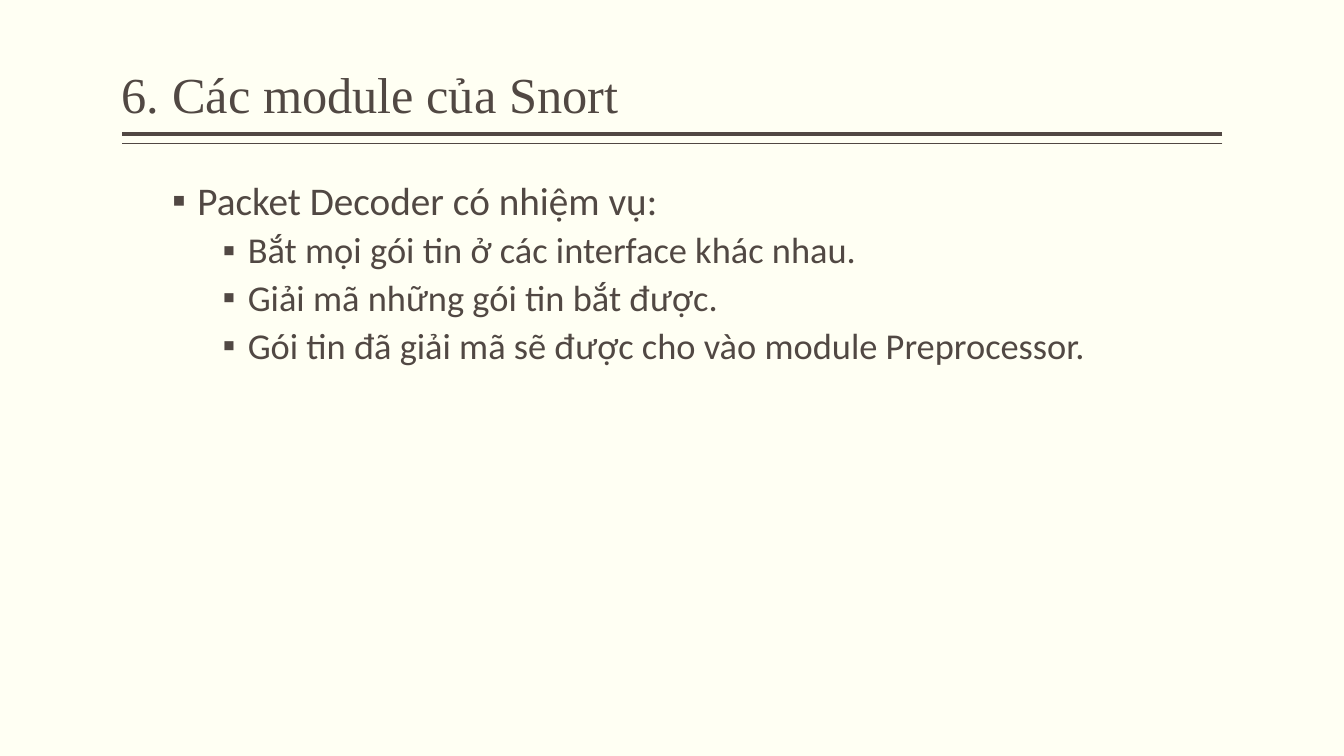
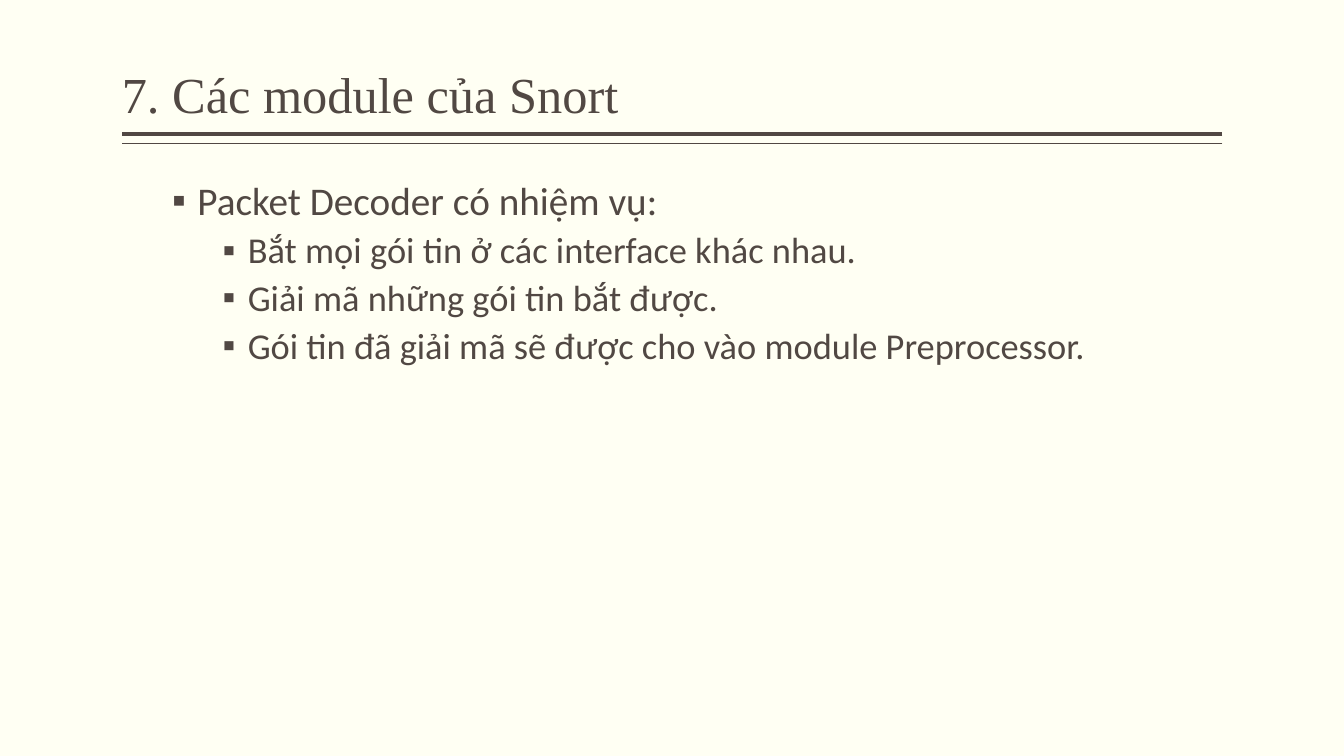
Before and after one commit to minhquan1418/do_an_ATMNC, a slide deck: slide 22 of silde.pptx (slide 13 before the commit). Drawn at 1344x756 pixels with LibreOffice and Linux fonts; fonts in the diff are those of the drawing. Boxes give left, top, right and bottom in pixels: in the first picture for what was removed or moved away, otherwise in the second. Text is boxed around its words. In the diff, an @@ line names an element or a change of style, - is before the commit and + after.

```diff
--- a/silde.pptx
+++ b/silde.pptx
@@ title at [122,78,618,114]: text changed @@
-6. Các module của Snort
+7. Các module của Snort
```
Also in this commit, not shown: 2 other slides changed, 18 slides added, 4 slides removed, 1 other file.
